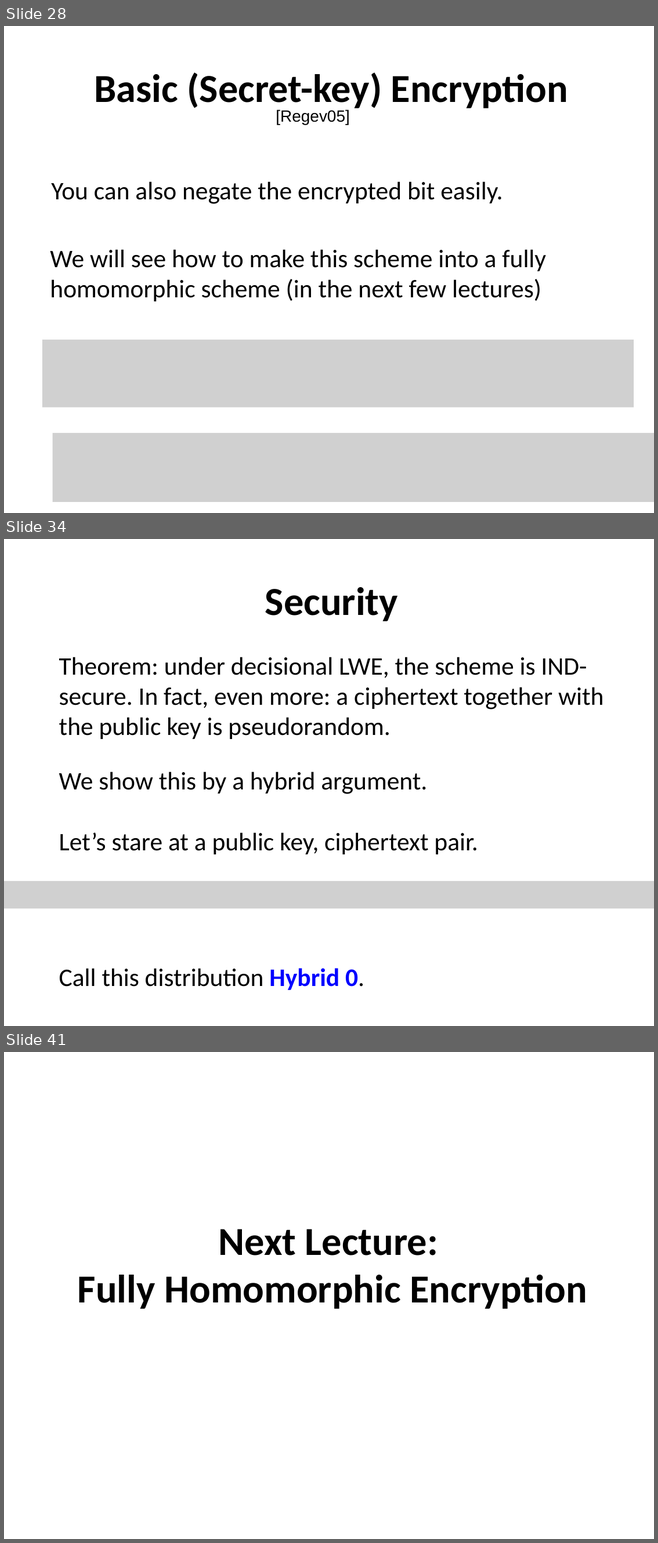
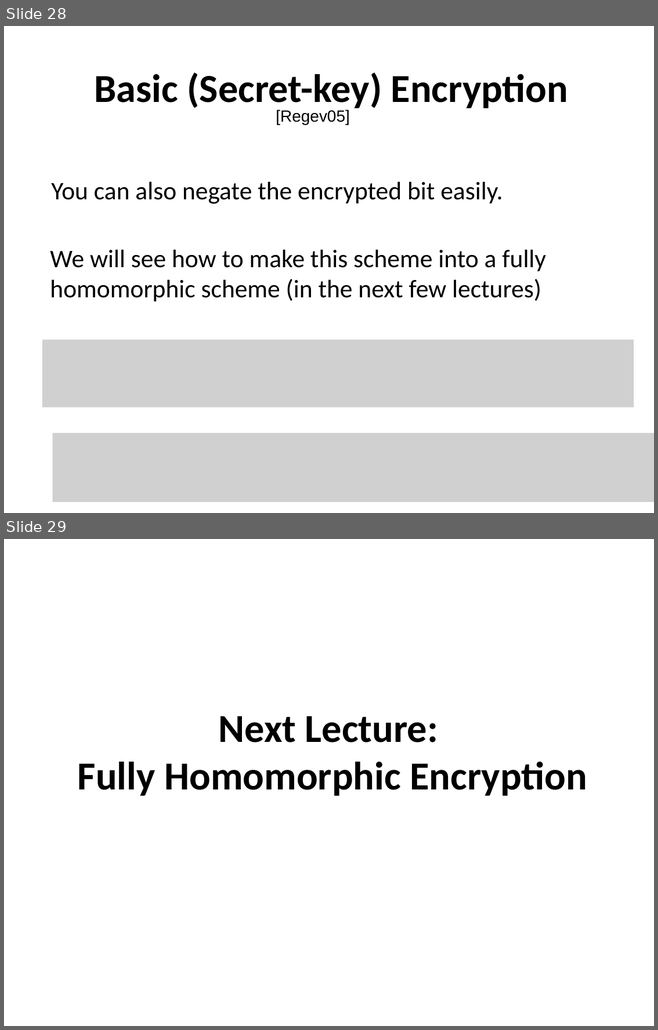
Before and after one commit to mit6875/mit6875.github.io, a slide deck: SLIDES/lec18.pptx. Shown one above the other, each under a label of ours: slides 28, 34 and 41 before the commit, slides 28 and 29 after it; the slides between them are not shown. The pictures are 658x1543 and 658x1030 pixels, drawn with LibreOffice and Linux fonts; fonts in the diff are those of the drawing; grey boxes stand for pictures. Boxes give left, top, right and bottom in pixels: in the first picture for what was removed or moved away, otherwise in the second. Text is boxed around its words. In the diff, an @@ line names an element or a change of style, - is before the commit and + after.

```diff
--- a/SLIDES/lec18.pptx
+++ b/SLIDES/lec18.pptx
@@ slide 34 removed at bbox=[4, 539, 654, 1026], background #FFFFFF @@
@@ title removed at bbox=[265, 587, 398, 621] @@
-Security
@@ text removed at bbox=[59, 657, 604, 739] @@
-Theorem: under decisional LWE, the scheme is IND-secure. In fact, even more: a ciphertext together with the public key is pseudorandom.
@@ text removed at bbox=[59, 772, 427, 794] @@
-We show this by a hybrid argument.
@@ text removed at bbox=[59, 832, 477, 855] @@
-Let’s stare at a public key, ciphertext pair.
@@ picture removed at bbox=[4, 881, 654, 908] @@
@@ text removed at bbox=[59, 968, 364, 990] @@
-Call this distribution Hybrid 0.
@@ what was slide 41 is now slide 29 @@
```
Also in this commit, not shown: 11 other slides removed, 1 other file.
